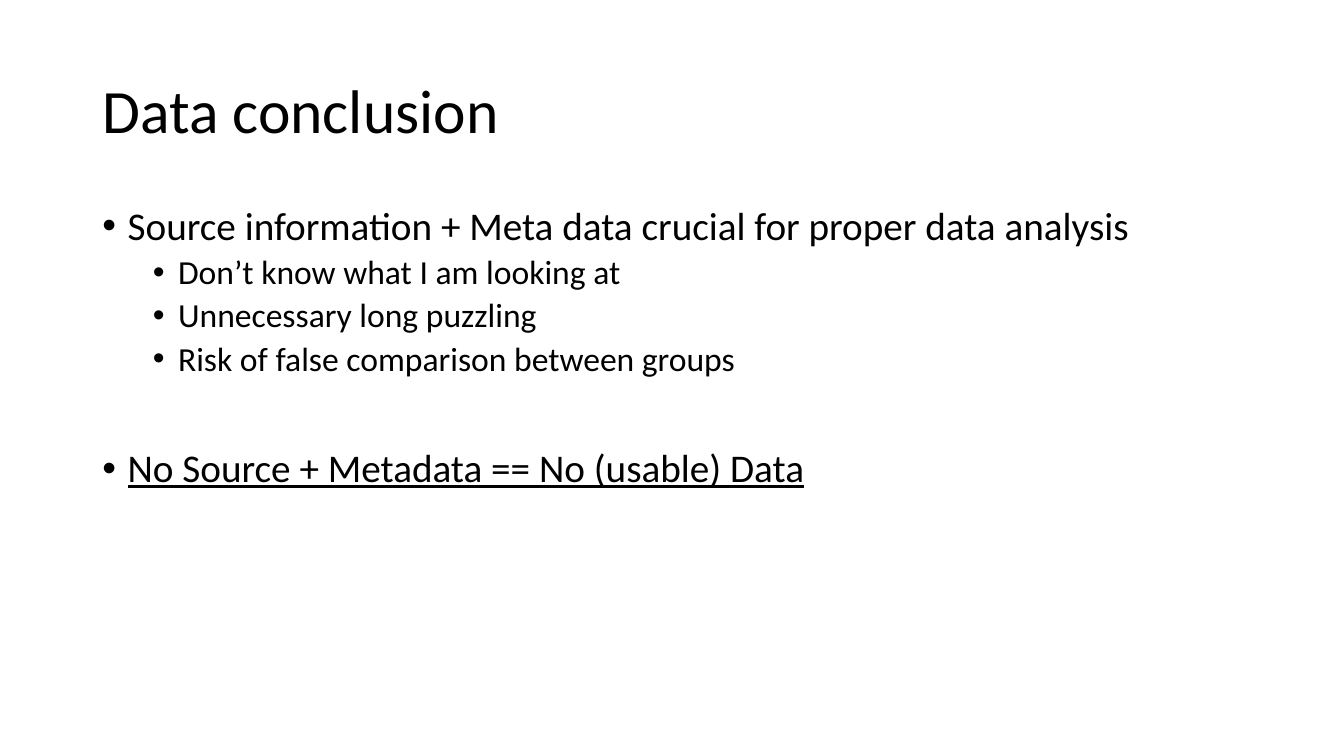
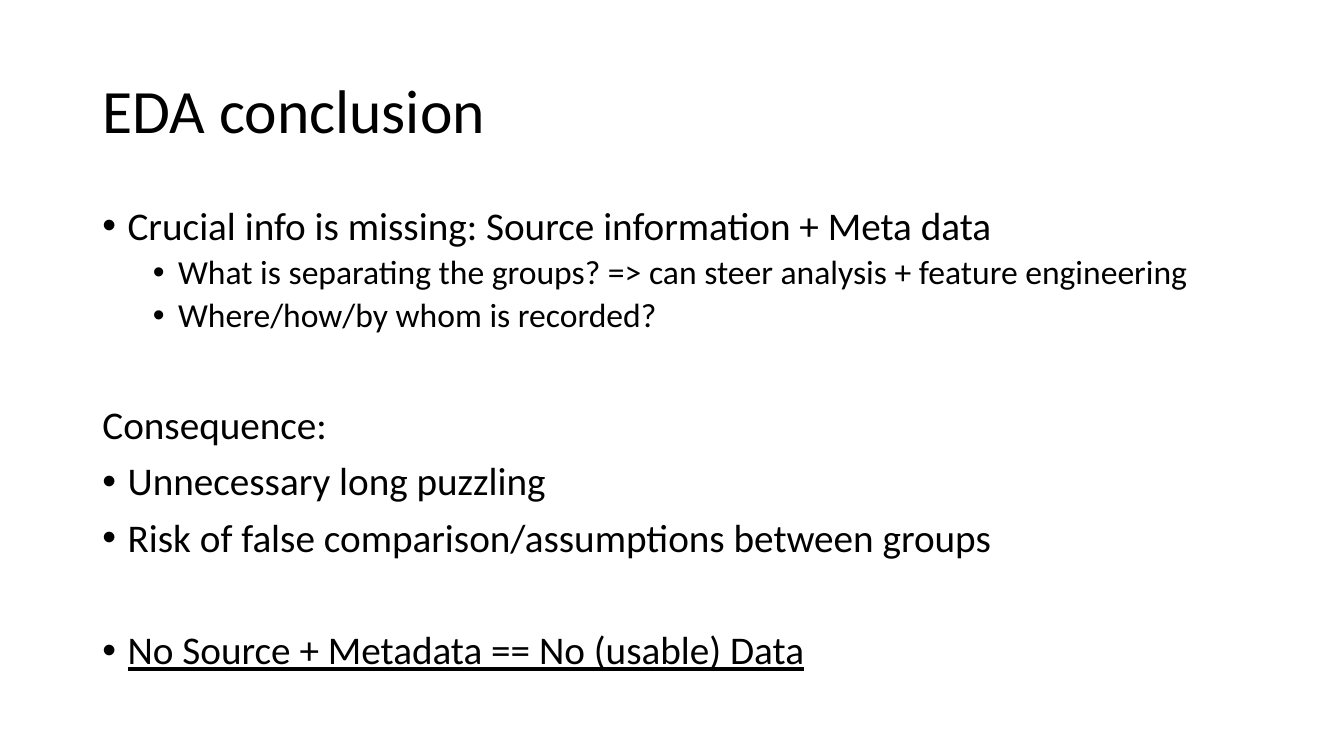
Before and after one commit to JeroenBuil/deegtal_coding_task, a slide deck: slide 12 of reports/dEEGtal interview presentation - Jeroen Buil.pptx (slide 7 before the commit). Drawn at 1344x756 pixels with LibreOffice and Linux fonts; fonts in the diff are those of the drawing. Boxes give left, top, right and bottom in pixels: in the first picture for what was removed or moved away, otherwise in the second. Text is boxed around its words. In the diff, an @@ line names an element or a change of style, - is before the commit and + after.

```diff
--- a/reports/dEEGtal interview presentation - Jeroen Buil.pptx
+++ b/reports/dEEGtal interview presentation - Jeroen Buil.pptx
@@ title at [102, 90, 485, 134]: text changed @@
-Data conclusion
+EDA conclusion
@@ text at [102, 212, 1187, 446]: text changed; size 28 to 24 pt @@
-• Source information + Meta data crucial for proper data analysis
-  • Don’t know what I am looking at
+• Crucial info is missing: Source information + Meta data
+  • What is separating the groups? => can steer analysis + feature engineering
+  • Where/how/by whom is recorded?
+Consequence:
@@ text at [128, 467, 546, 502]: size 24 to 28 pt in "Unnecessary long puzzling"; list level 2 to 1 in "Unnecessary long puzzling" @@
@@ text at [128, 524, 991, 559]: text changed; size 24 to 28 pt @@
-  • Risk of false comparison between groups
+• Risk of false comparison/assumptions between groups
```
Also in this commit, not shown: 4 other slides changed, 21 slides added, 7 slides removed, 1 other file.
